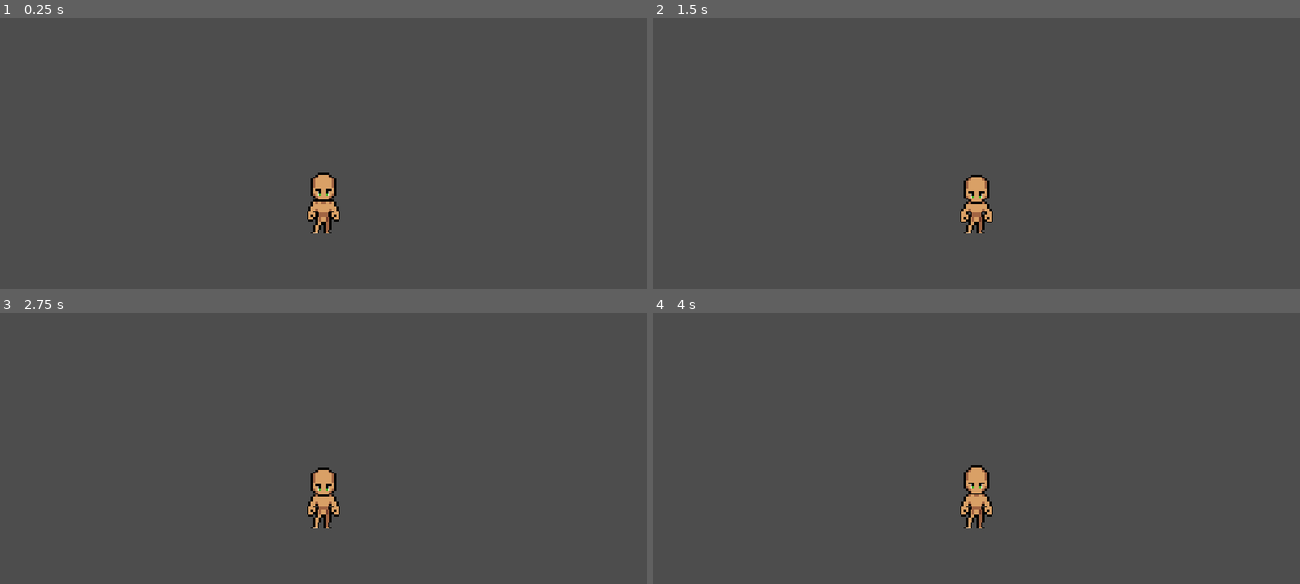
Above: before the commit, frames 1-4 (two rows, left to right).
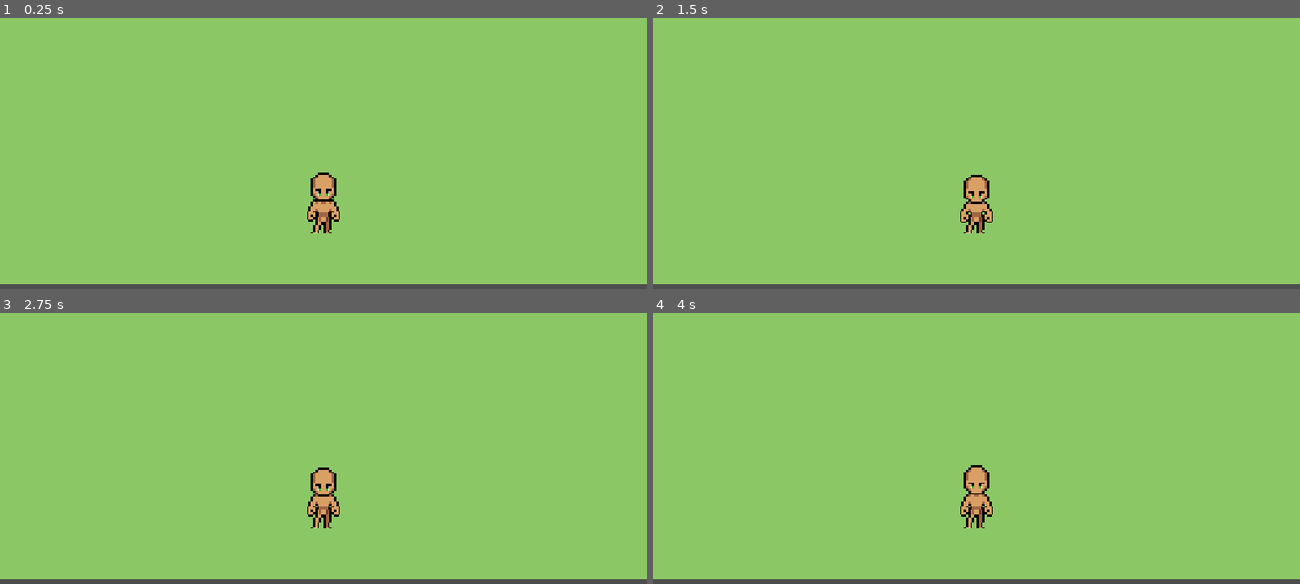
Above: after the commit, the same moments.

Repository: 547c/project-jrpg
Game: Godot game, scene res://world/village.tscn
Two runs of this game, one before a commit and one after it. Both use one fixed random seed, a clock stepped at 60 frames per second and the inputs below. Before the commit the project starts from res://player/player.tscn.
Inputs:
- Up to frame 1 (0.25 s): no input
- Up to frame 2 (1.5 s): no input
- Up to frame 3 (2.75 s): no input
- Up to frame 4 (4 s): no input

The runs differ from the first frame. In frame 1, 97% of the frame differs, in the area x 0-100%, y 0-99%; in frame 2, 97%; in frame 3, 97%; in frame 4, 97%.

Commit message:
Add scene transition system with persistent player and physics-sync fix for trigger re-entry bug

Diff:
--- a/player/player.gd
+++ b/player/player.gd
@@ -11,6 +11,11 @@
 	"left": Vector2(-1, 0),
 	"right": Vector2(1, 0),
 }
+
+
+# Area2D 트리거 등이 플레이어를 식별할 수 있도록 "player" 그룹에 등록
+func _ready() -> void:
+	add_to_group("player")
 
 
 # 매 프레임(물리) 입력 처리, 이동, 애니메이션 갱신을 순서대로 실행
--- a/project.godot
+++ b/project.godot
@@ -11,9 +11,13 @@
 [application]
 
 config/name="project-jrpg"
-run/main_scene="uid://bqx4n8m1yjprs"
+run/main_scene="uid://dami8mlp3sahn"
 config/features=PackedStringArray("4.7", "Forward Plus")
 config/icon="res://icon.svg"
+
+[autoload]
+
+SceneManager="*uid://knvov1w0ek8m"
 
 [display]
 
@@ -49,5 +53,5 @@
 
 [rendering]
 
+textures/canvas_textures/default_texture_filter=0
 rendering_device/driver.windows="d3d12"
-textures/canvas_textures/default_texture_filter=0
--- /dev/null
+++ b/systems/scene_manager.gd
@@ -0,0 +1,79 @@
+extends Node
+
+const PLAYER_SCENE: PackedScene = preload("res://player/player.tscn")
+
+var _player: Node2D
+var _is_changing_scene: bool = false
+
+
+# 게임 시작 시 플레이어를 한 번만 생성해 SceneManager의 자식으로 유지 (씬 전환에도 삭제되지 않음)
+func _ready() -> void:
+	_player = PLAYER_SCENE.instantiate() as Node2D
+	_player.z_index = 10 # SceneManager가 오토로드라 배경 씬보다 먼저 그려지므로, 배경 위에 보이도록 z_index를 높임
+	add_child(_player)
+	await get_tree().process_frame
+	_place_initial_player()
+
+
+# 메인 씬이 트리에 들어온 뒤, 현재 씬의 첫 스폰 지점으로 플레이어를 이동
+func _place_initial_player() -> void:
+	var spawn_points := get_tree().get_nodes_in_group("spawn_points")
+	if spawn_points.is_empty():
+		return
+
+	var first_spawn := spawn_points[0] as SpawnPoint
+	_move_player_to(first_spawn.spawn_point_name)
+
+
+# 배경 씬 교체 요청을 받아, 물리 콜백(쿼리 플러시)이 끝난 뒤 안전하게 처리하도록 지연시킴
+func change_scene(scene_path: String, spawn_point_name: String) -> void:
+	if _is_changing_scene:
+		return
+	_is_changing_scene = true
+	_apply_scene_change.call_deferred(scene_path, spawn_point_name)
+
+
+# 실제 배경 씬 교체와 플레이어 이동을 수행 (call_deferred로 호출되어 물리 콜백 밖에서 실행됨)
+func _apply_scene_change(scene_path: String, spawn_point_name: String) -> void:
+	var old_scene := get_tree().current_scene
+	if old_scene != null:
+		get_tree().root.remove_child(old_scene)
+		old_scene.queue_free()
+
+	var next_scene := load(scene_path) as PackedScene
+	var new_scene := next_scene.instantiate()
+	get_tree().root.add_child(new_scene)
+	get_tree().current_scene = new_scene
+
+	# 새로 추가된 트리거가 물리 서버에 아직 반영되지 않은(오래된) 플레이어 위치로 겹침 판정을 하는 것을 막기 위해 잠시 꺼둠
+	var new_triggers := get_tree().get_nodes_in_group("area_transitions")
+	for trigger in new_triggers:
+		(trigger as Area2D).monitoring = false
+
+	_move_player_to(spawn_point_name)
+
+	await get_tree().physics_frame
+
+	for trigger in new_triggers:
+		(trigger as Area2D).monitoring = true
+
+	_is_changing_scene = false
+
+
+# 이름이 일치하는 스폰 지점을 찾아 (재생성 없이) 기존 플레이어의 위치만 이동
+func _move_player_to(spawn_point_name: String) -> void:
+	var spawn := _find_spawn_point(spawn_point_name)
+	if spawn == null:
+		push_warning("SceneManager: spawn point '%s' not found" % spawn_point_name)
+		return
+
+	_player.global_position = spawn.global_position
+
+
+# "spawn_points" 그룹에서 이름이 일치하는 SpawnPoint를 탐색
+func _find_spawn_point(spawn_point_name: String) -> SpawnPoint:
+	for point in get_tree().get_nodes_in_group("spawn_points"):
+		var sp := point as SpawnPoint
+		if sp != null and sp.spawn_point_name == spawn_point_name:
+			return sp
+	return null
--- /dev/null
+++ b/world/area_transition.gd
@@ -0,0 +1,16 @@
+extends Area2D
+
+@export var destination_scene_path: String = ""
+@export var destination_spawn_point: String = ""
+
+
+# body_entered 시그널을 콜백에 연결하고, SceneManager가 일괄 제어할 수 있도록 "area_transitions" 그룹에 등록
+func _ready() -> void:
+	body_entered.connect(_on_body_entered)
+	add_to_group("area_transitions")
+
+
+# 겹친 대상이 플레이어일 때만 목적지 씬으로 전환
+func _on_body_entered(body: Node2D) -> void:
+	if body.is_in_group("player"):
+		SceneManager.change_scene(destination_scene_path, destination_spawn_point)
--- /dev/null
+++ b/world/cave.tscn
@@ -0,0 +1,28 @@
+[gd_scene format=3 uid="uid://djfuu1n5jlx4q"]
+
+[ext_resource type="Script" uid="uid://c0qufkd1nkcst" path="res://world/spawn_point.gd" id="1_spawn"]
+[ext_resource type="Script" uid="uid://pt071dvpdb2d" path="res://world/area_transition.gd" id="2_trans"]
+
+[sub_resource type="RectangleShape2D" id="RectangleShape2D_door"]
+size = Vector2(40, 600)
+
+[node name="Cave" type="Node2D" unique_id=1527639492]
+
+[node name="Background" type="ColorRect" parent="." unique_id=1294769855]
+offset_right = 800.0
+offset_bottom = 600.0
+color = Color(0.12, 0.12, 0.16, 1)
+
+[node name="CaveSpawn" type="Marker2D" parent="." unique_id=252872524]
+position = Vector2(160, 300)
+script = ExtResource("1_spawn")
+spawn_point_name = "CaveSpawn"
+
+[node name="ToForest" type="Area2D" parent="." unique_id=697838308]
+position = Vector2(20, 300)
+script = ExtResource("2_trans")
+destination_scene_path = "res://world/forest.tscn"
+destination_spawn_point = "ForestSpawnFromCave"
+
+[node name="CollisionShape2D" type="CollisionShape2D" parent="ToForest" unique_id=1522130238]
+shape = SubResource("RectangleShape2D_door")
--- /dev/null
+++ b/world/forest.tscn
@@ -0,0 +1,42 @@
+[gd_scene format=3 uid="uid://c6uoetryw1o47"]
+
+[ext_resource type="Script" uid="uid://c0qufkd1nkcst" path="res://world/spawn_point.gd" id="1_spawn"]
+[ext_resource type="Script" uid="uid://pt071dvpdb2d" path="res://world/area_transition.gd" id="2_trans"]
+
+[sub_resource type="RectangleShape2D" id="RectangleShape2D_door"]
+size = Vector2(40, 600)
+
+[node name="Forest" type="Node2D" unique_id=670067937]
+
+[node name="Background" type="ColorRect" parent="." unique_id=244025442]
+offset_right = 800.0
+offset_bottom = 600.0
+color = Color(0.13, 0.32, 0.15, 1)
+
+[node name="ForestSpawnFromVillage" type="Marker2D" parent="." unique_id=2138612655]
+position = Vector2(160, 300)
+script = ExtResource("1_spawn")
+spawn_point_name = "ForestSpawnFromVillage"
+
+[node name="ForestSpawnFromCave" type="Marker2D" parent="." unique_id=1303703468]
+position = Vector2(640, 300)
+script = ExtResource("1_spawn")
+spawn_point_name = "ForestSpawnFromCave"
+
+[node name="ToVillage" type="Area2D" parent="." unique_id=138197519]
+position = Vector2(20, 300)
+script = ExtResource("2_trans")
+destination_scene_path = "res://world/village.tscn"
+destination_spawn_point = "VillageSpawn"
+
+[node name="CollisionShape2D" type="CollisionShape2D" parent="ToVillage" unique_id=1071104634]
+shape = SubResource("RectangleShape2D_door")
+
+[node name="ToCave" type="Area2D" parent="." unique_id=1197590717]
+position = Vector2(780, 300)
+script = ExtResource("2_trans")
+destination_scene_path = "res://world/cave.tscn"
+destination_spawn_point = "CaveSpawn"
+
+[node name="CollisionShape2D" type="CollisionShape2D" parent="ToCave" unique_id=1603512116]
+shape = SubResource("RectangleShape2D_door")
--- /dev/null
+++ b/world/spawn_point.gd
@@ -0,0 +1,9 @@
+class_name SpawnPoint
+extends Marker2D
+
+@export var spawn_point_name: String = ""
+
+
+# 씬에 들어올 때 SceneManager가 검색할 수 있도록 "spawn_points" 그룹에 등록
+func _ready() -> void:
+	add_to_group("spawn_points")
--- /dev/null
+++ b/world/village.tscn
@@ -0,0 +1,28 @@
+[gd_scene format=3 uid="uid://dami8mlp3sahn"]
+
+[ext_resource type="Script" uid="uid://c0qufkd1nkcst" path="res://world/spawn_point.gd" id="1_spawn"]
+[ext_resource type="Script" uid="uid://pt071dvpdb2d" path="res://world/area_transition.gd" id="2_trans"]
+
+[sub_resource type="RectangleShape2D" id="RectangleShape2D_door"]
+size = Vector2(40, 600)
+
+[node name="Village" type="Node2D" unique_id=969706249]
+
+[node name="Background" type="ColorRect" parent="." unique_id=61374037]
+offset_right = 800.0
+offset_bottom = 600.0
+color = Color(0.55, 0.78, 0.4, 1)
+
+[node name="VillageSpawn" type="Marker2D" parent="." unique_id=289507150]
+position = Vector2(400, 500)
+script = ExtResource("1_spawn")
+spawn_point_name = "VillageSpawn"
+
+[node name="ToForest" type="Area2D" parent="." unique_id=763820564]
+position = Vector2(780, 300)
+script = ExtResource("2_trans")
+destination_scene_path = "res://world/forest.tscn"
+destination_spawn_point = "ForestSpawnFromVillage"
+
+[node name="CollisionShape2D" type="CollisionShape2D" parent="ToForest" unique_id=542239896]
+shape = SubResource("RectangleShape2D_door")
Not shown, added: systems/scene_manager.gd.uid
Not shown, added: world/area_transition.gd.uid
Not shown, added: world/spawn_point.gd.uid
Not shown, changed: README.md
